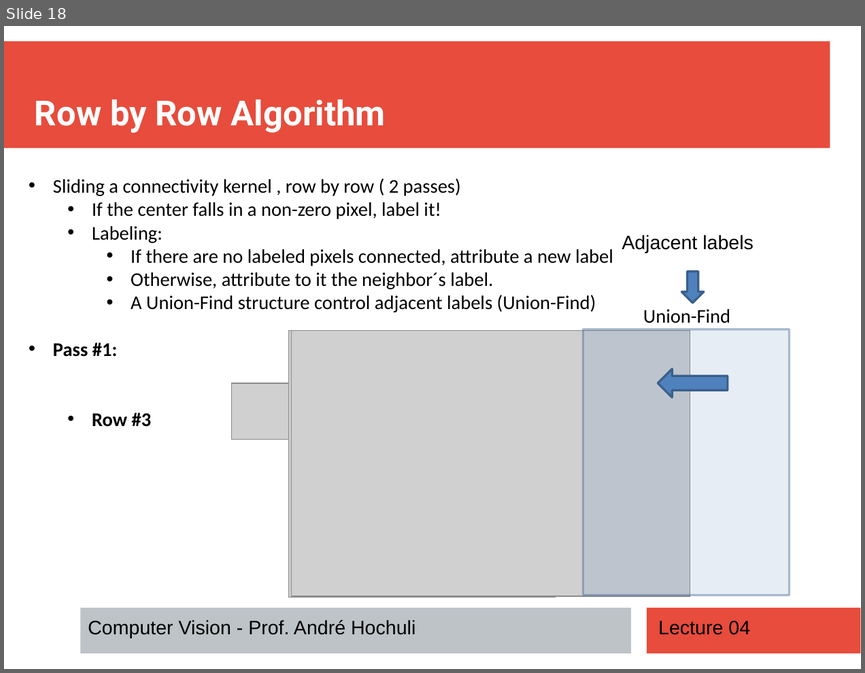
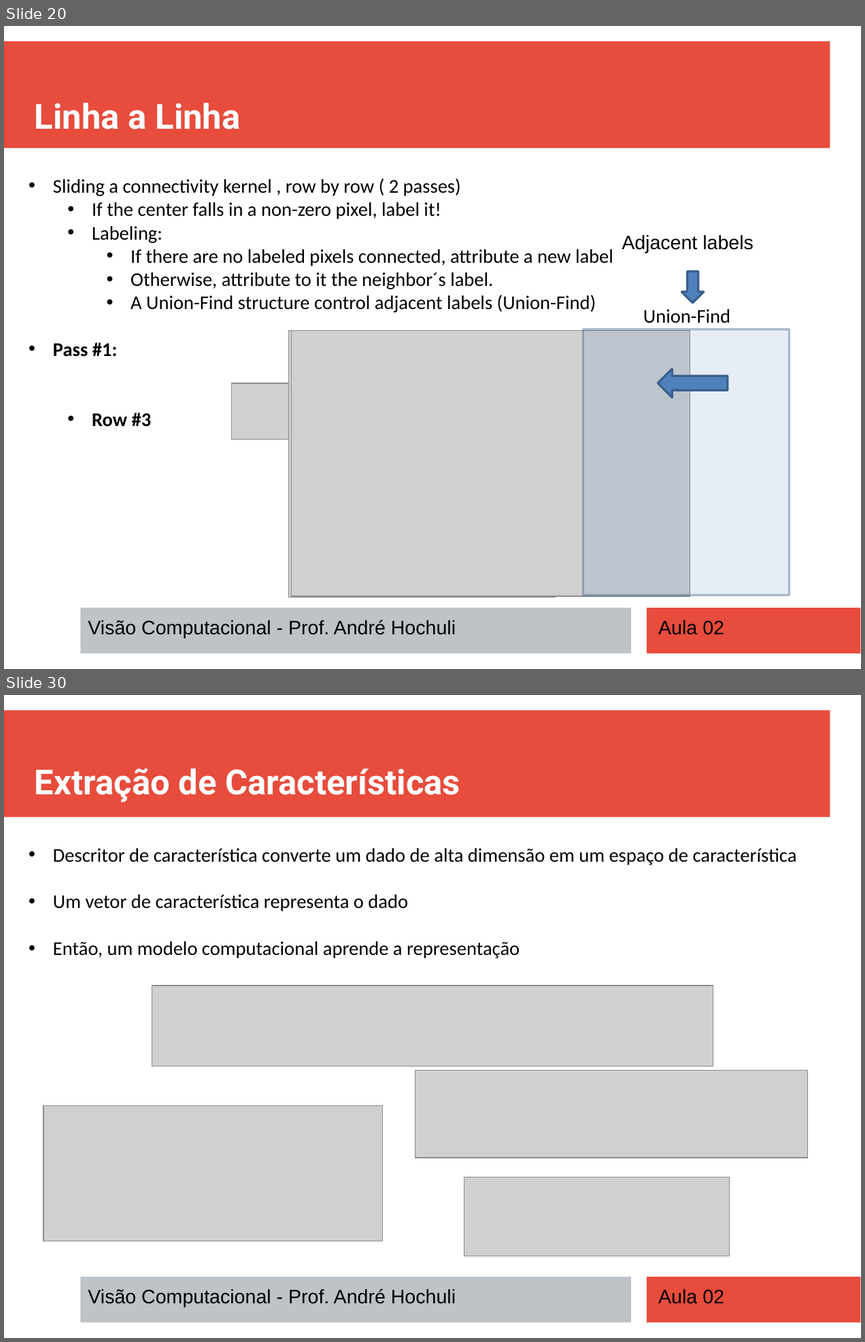
Before and after one commit to andrehochuli/teaching, a slide deck: Visão Computacional/Aula 02 - Filtros e Extração de Características/Aula 02 - Filtros e Extração de Características.pptx. Shown one above the other, each under a label of ours: slide 18 before the commit, slides 20 and 30 after it; the slides between them are not shown. The pictures are 865x673 and 865x1342 pixels, drawn with LibreOffice and Linux fonts; fonts in the diff are those of the drawing; grey boxes stand for pictures. Boxes give left, top, right and bottom in pixels: in the first picture for what was removed or moved away, otherwise in the second. Text is boxed around its words. In the diff, an @@ line names an element or a change of style, - is before the commit and + after.

Commit message:
Update Aula 02

```diff
--- a/Visão Computacional/Aula 02 - Filtros e Extração de Características/Aula 02 - Filtros e Extração de Características.pptx
+++ b/Visão Computacional/Aula 02 - Filtros e Extração de Características/Aula 02 - Filtros e Extração de Características.pptx
@@ slide 30 added at bbox=[4, 695, 861, 1338], background #FFFFFF; not listed: 3 template elements that a slide beside it also shows @@
@@ text added at bbox=[35, 768, 460, 802], 32 pt, text #FFFFFF, bold @@
+Extração de Características
@@ text added at bbox=[53, 848, 797, 958], 18 pt, text #000000 @@
+• Descritor de característica converte um dado de alta dimensão em um espaço de característica
+• Um vetor de característica representa o dado
+• Então, um modelo computacional aprende a representação
@@ picture added at bbox=[152, 986, 713, 1067] @@
@@ picture added at bbox=[415, 1070, 808, 1157] @@
@@ picture added at bbox=[43, 1106, 383, 1241] @@
@@ picture added at bbox=[464, 1177, 730, 1257] @@
@@ text added at bbox=[88, 1289, 456, 1307], 18 pt, text #000000 @@
+Visão Computacional - Prof. André Hochuli
@@ text added at bbox=[658, 1289, 724, 1304], 18 pt, text #000000 @@
+Aula 02
@@ what was slide 18 is now slide 20 @@
@@ slide 20 changed as well @@
@@ text at bbox=[35, 103, 241, 129]: text changed @@
-Row by Row Algorithm
+Linha a Linha
@@ text at bbox=[88, 620, 456, 638]: text changed @@
-Computer Vision - Prof. André Hochuli
+Visão Computacional - Prof. André Hochuli
@@ text at bbox=[658, 620, 724, 635]: text changed @@
-Lecture 04
+Aula 02
```
Also in this commit, not shown: 33 other slides changed, 3 other slides added, 1 slide removed, 2 other files.
